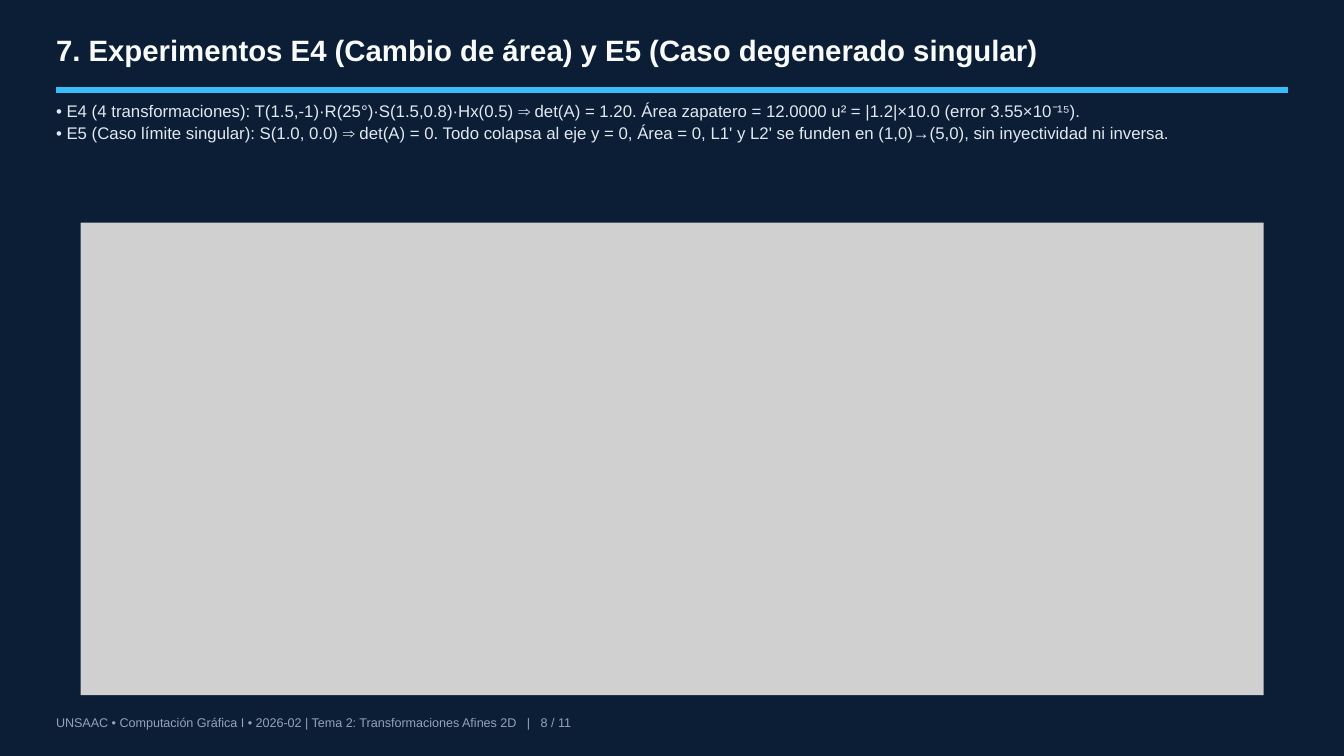
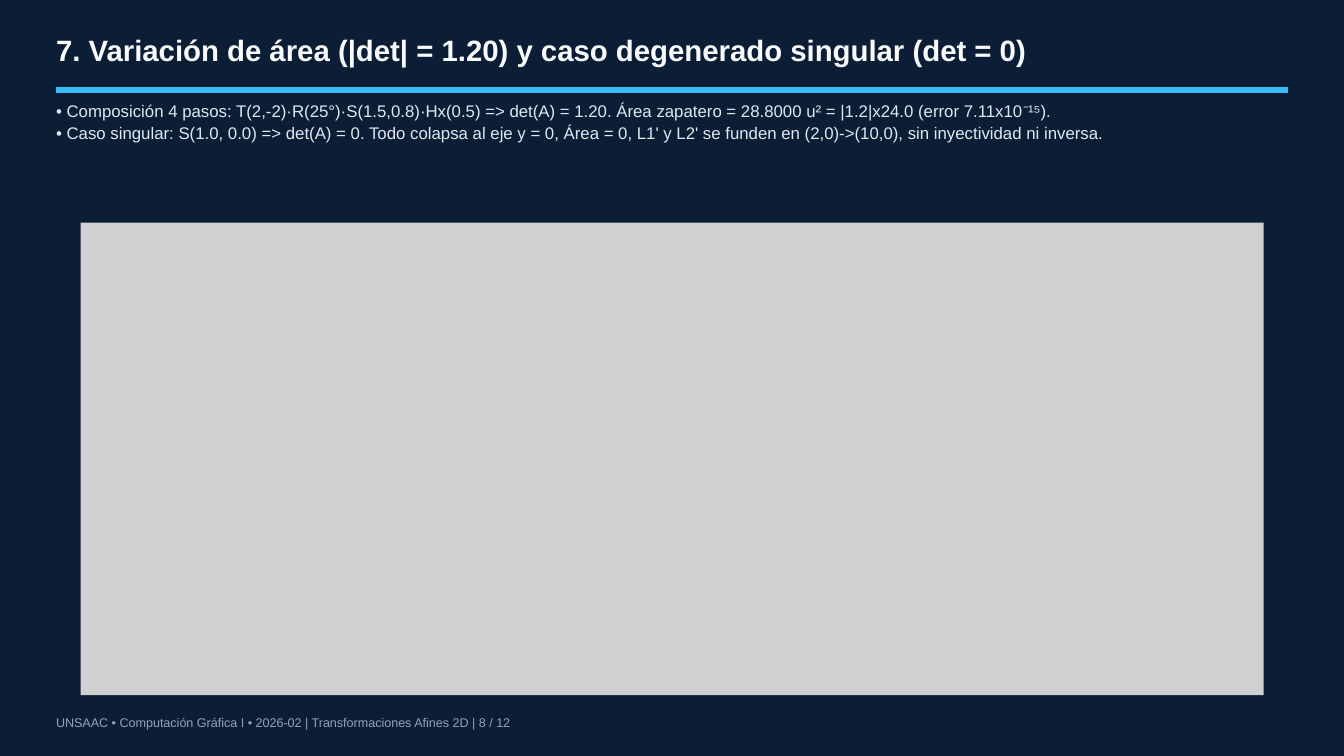
Before and after one commit to LucianFBC/cg1-tema2-transformaciones-afines-2d, a slide deck: slide 8 of presentacion/Presentacion_Tema2.pptx. Drawn at 1344x756 pixels with LibreOffice and Linux fonts; fonts in the diff are those of the drawing; grey boxes stand for pictures. Boxes give left, top, right and bottom in pixels: in the first picture for what was removed or moved away, otherwise in the second. Text is boxed around its words. In the diff, an @@ line names an element or a change of style, - is before the commit and + after.

```diff
--- a/presentacion/Presentacion_Tema2.pptx
+++ b/presentacion/Presentacion_Tema2.pptx
@@ text at <box>56,39,1026,67</box>: text changed @@
-7. Experimentos E4 (Cambio de área) y E5 (Caso degenerado singular)
+7. Variación de área (|det| = 1.20) y caso degenerado singular (det = 0)
@@ text at <box>67,103,1103,143</box>: text changed @@
-• E4 (4 transformaciones): T(1.5,-1)·R(25°)·S(1.5,0.8)·Hx(0.5) ⇒ det(A) = 1.20. Área zapatero = 12.0000 u² = |1.2|×10.0 (error 3.55×10⁻¹⁵).
-• E5 (Caso límite singular): S(1.0, 0.0) ⇒ det(A) = 0. Todo colapsa al eje y = 0, Área = 0, L1' y L2' se funden en (1,0)→(5,0), sin inyectividad ni inversa.
+• Composición 4 pasos: T(2,-2)·R(25°)·S(1.5,0.8)·Hx(0.5) => det(A) = 1.20. Área zapatero = 28.8000 u² = |1.2|x24.0 (error 7.11x10⁻¹⁵).
+• Caso singular: S(1.0, 0.0) => det(A) = 0. Todo colapsa al eje y = 0, Área = 0, L1' y L2' se funden en (2,0)->(10,0), sin inyectividad ni inversa.
@@ text at <box>56,718,510,730</box>: text changed @@
-UNSAAC • Computación Gráfica I • 2026-02 | Tema 2: Transformaciones Afines 2D | 8 / 11
+UNSAAC • Computación Gráfica I • 2026-02 | Transformaciones Afines 2D | 8 / 12
```
Also in this commit, not shown: 9 other slides changed, 1 slide added, 14 other files.
